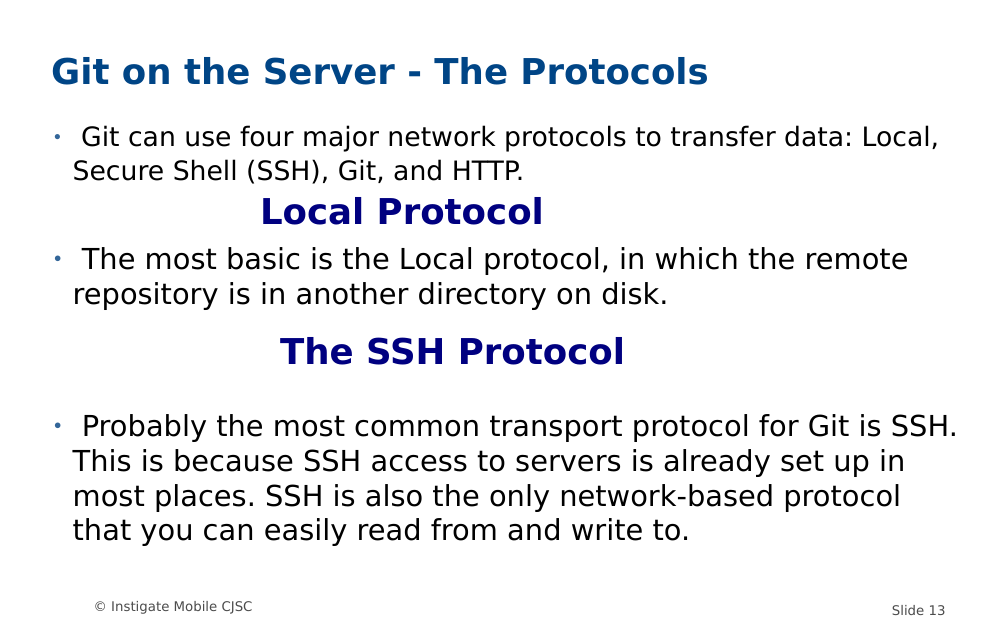
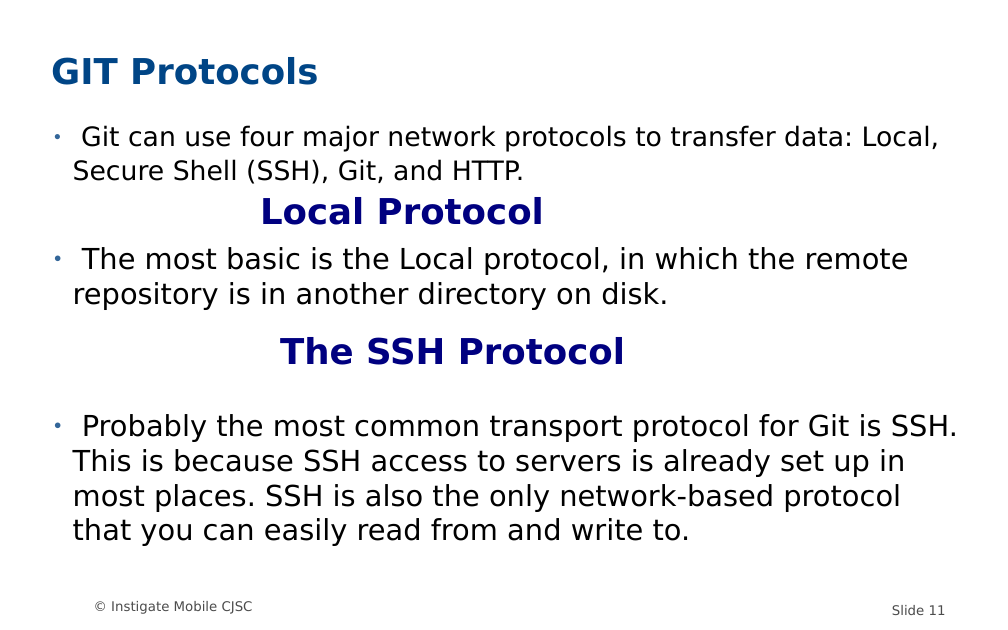
Before and after one commit to MariamP/myRepo, a slide deck: slide 11 of GIT.odp (slide 13 before the commit). Drawn at 1008x630 pixels with LibreOffice and Linux fonts; fonts in the diff are those of the drawing; background and template pictures are left out. Boxes give left, top, right and bottom in pixels: in the first picture for what was removed or moved away, otherwise in the second. Text is boxed around its words. In the diff, an @@ line names an element or a change of style, - is before the commit and + after.

```diff
--- a/GIT.odp
+++ b/GIT.odp
@@ title at box(51, 57, 318, 85): text changed @@
-Git on the Server - The Protocols
+GIT Protocols
@@ page number at box(892, 605, 946, 615): text changed @@
-Slide 13
+Slide 11
```
Also in this commit, not shown: 10 other slides changed, 2 slides added, 4 slides removed.
